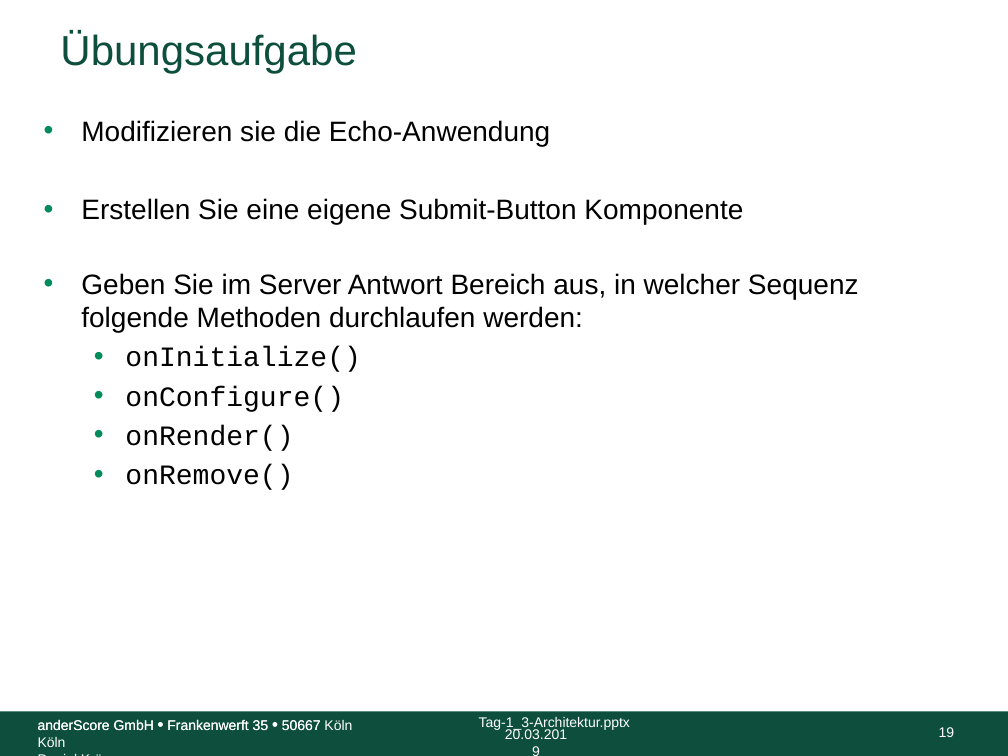
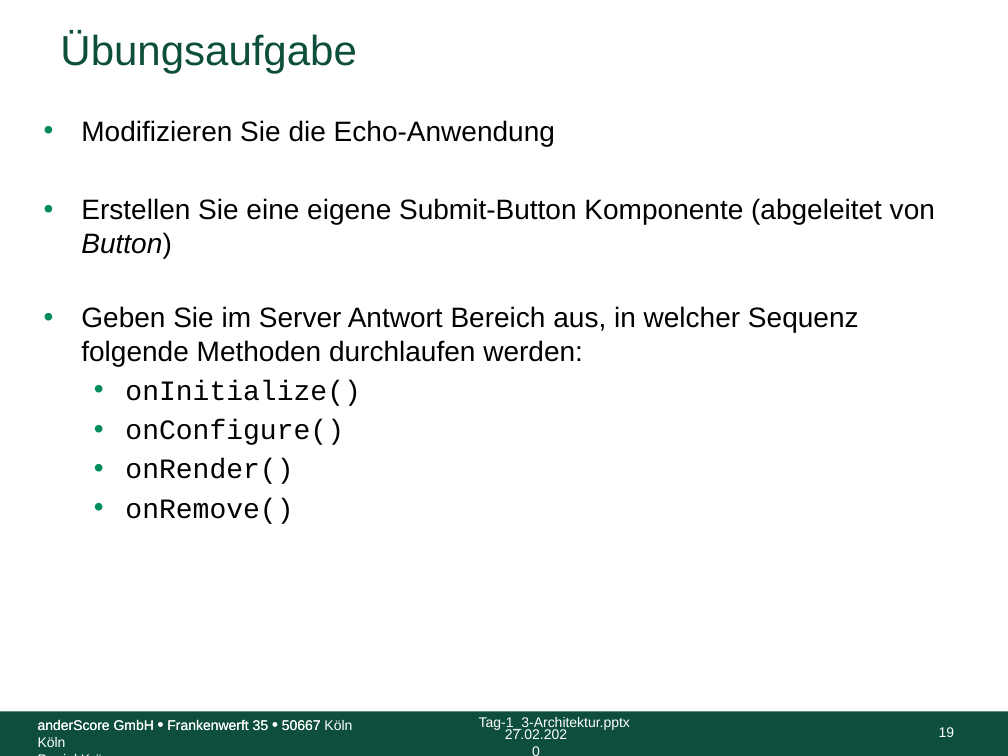
Before and after one commit to anderscore-gmbh/wicket-training, a slide deck: slide 19 of slides/Tag-1_3-Architektur.pptx. Drawn at 1008x756 pixels with LibreOffice and Linux fonts; fonts in the diff are those of the drawing; background and template pictures are left out. Boxes give left, top, right and bottom in pixels: in the first picture for what was removed or moved away, otherwise in the second. Text is boxed around its words. In the diff, an @@ line names an element or a change of style, - is before the commit and + after.

```diff
--- a/slides/Tag-1_3-Architektur.pptx
+++ b/slides/Tag-1_3-Architektur.pptx
@@ text at <box>81,120,935,258</box>: text changed @@
-• Modifizieren sie die Echo-Anwendung
-• Erstellen Sie eine eigene Submit-Button Komponente
+• Modifizieren Sie die Echo-Anwendung
+• Erstellen Sie eine eigene Submit-Button Komponente (abgeleitet von Button)
@@ text at <box>505,729,567,739</box>: text changed @@
-20.03.2019
+27.02.2020
```
Also in this commit, not shown: 18 other slides changed, 4 other files.
